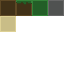
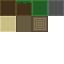
Revision of a layered w=64, h=64 image; what changed, layer by layer:
painted on "Layer 1" over [16, 16, 48, 32]
